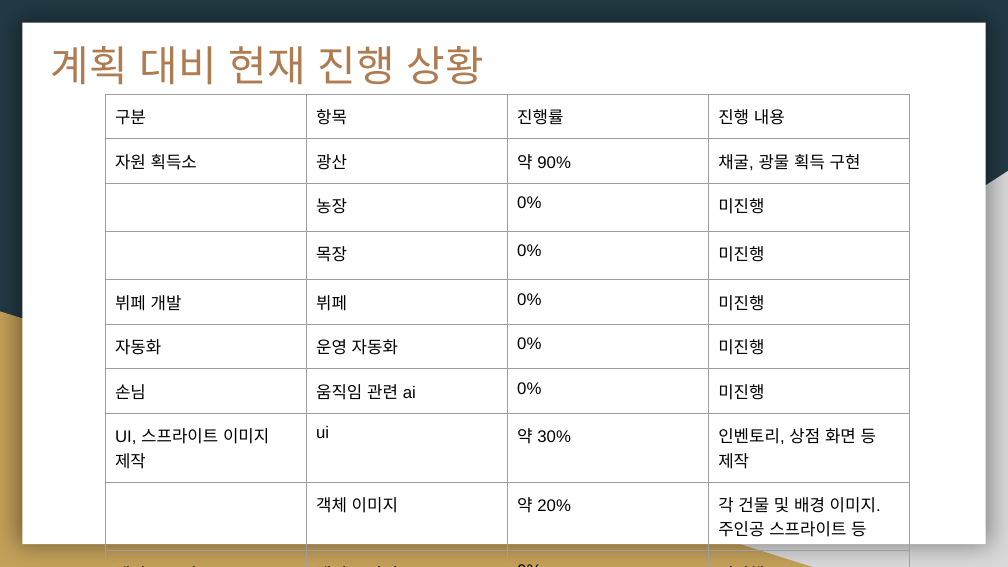
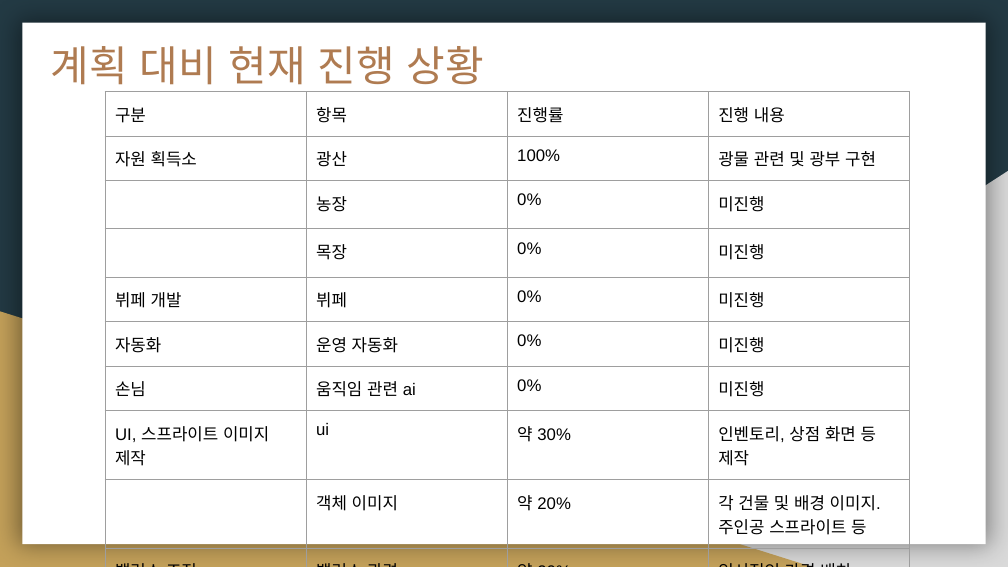
Before and after one commit to chalyong/2DGP-Project, a slide deck: slide 3 of Project/Read_File/2차 발표.pptx. Drawn at 1008x567 pixels with LibreOffice and Linux fonts; fonts in the diff are those of the drawing. Boxes give left, top, right and bottom in pixels: in the first picture for what was removed or moved away, otherwise in the second. Text is boxed around its words. In the diff, an @@ line names an element or a change of style, - is before the commit and + after.

```diff
--- a/Project/Read_File/2차 발표.pptx
+++ b/Project/Read_File/2차 발표.pptx
@@ table at bbox=[105, 92, 907, 539] @@
-row 2, column 3: 약 90%
+row 2, column 3: 100%
-row 2, column 4: 채굴, 광물 획득 구현
+row 2, column 4: 광물 관련 및 광부 구현
-row 10, column 3: 0%
+row 10, column 3: 약 20%
-row 10, column 4: 미진행
+row 10, column 4: 임시적인 가격 배치 / 자원 획득소 완료 후 시행
```
Also in this commit, not shown: 2 other files.
